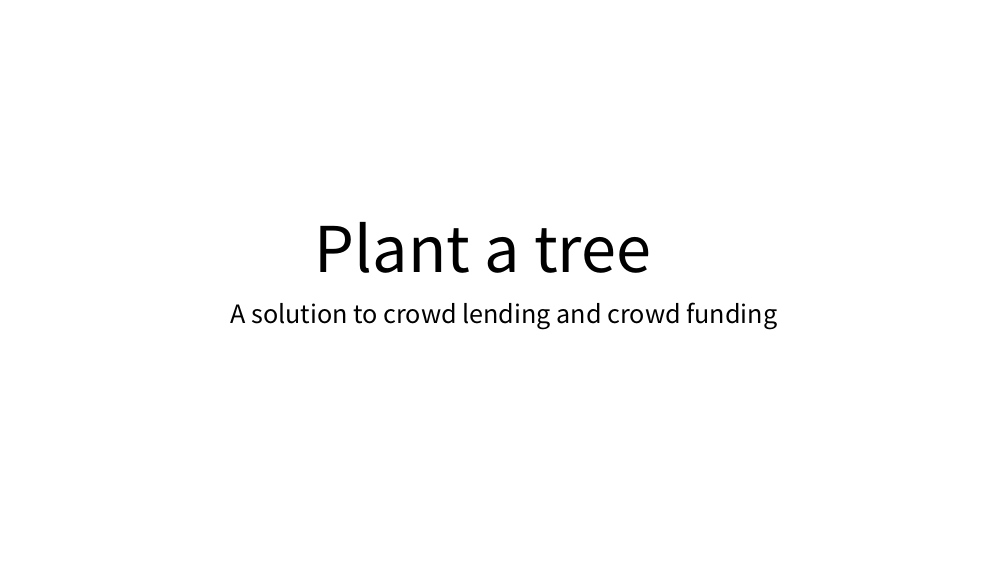
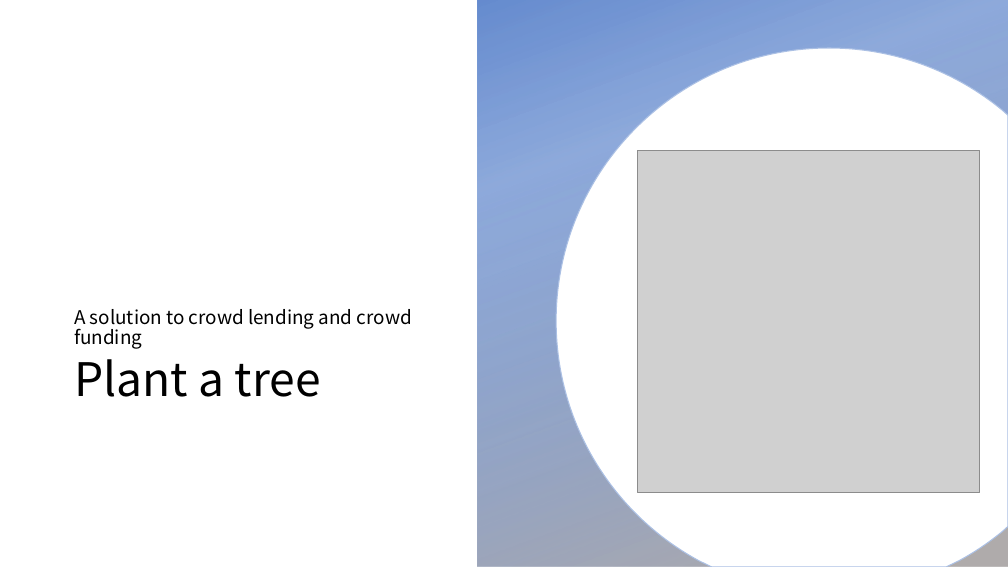
Before and after one commit to horaceyoung/Fin10-Plant-Trees, a slide deck: slide 1 of presentation.pptx. Drawn at 1008x567 pixels with LibreOffice and Linux fonts; fonts in the diff are those of the drawing; grey boxes stand for pictures; background and template pictures are left out. Boxes give left, top, right and bottom in pixels: in the first picture for what was removed or moved away, otherwise in the second. Text is boxed around its words. In the diff, an @@ line names an element or a change of style, - is before the commit and + after.

```diff
--- a/presentation.pptx
+++ b/presentation.pptx
@@ rectangle added at [477,0,1008,567], fill gradient #4472C4 to #AFABAB @@
@@ freeform shape added at [557,48,1008,567], fill #FFFFFF, outline #AFABAB 1 pt @@
@@ picture added at [637,150,980,493] @@
@@ subtitle "A solution to crowd lending ...": place and size @@
-subtitle "A solution to crowd lending ..." at [230,302,777,330]
+subtitle "A solution to crowd lending ..." at [74,309,412,349]
@@ subtitle "A solution to crowd lending ..." at [74,309,412,349]: size 24 to 18 pt; alignment centre to left; vertical alignment top to bottom @@
@@ title "Plant a tree": place and size @@
-title "Plant a tree" at [315,222,651,273]
+title "Plant a tree" at [74,359,321,397]
@@ title "Plant a tree" at [74,359,321,397]: size 60 to 44 pt; alignment centre to left; vertical alignment bottom to top @@
```
Also in this commit, not shown: 6 slides added, 1 slide removed, 2 other files.
